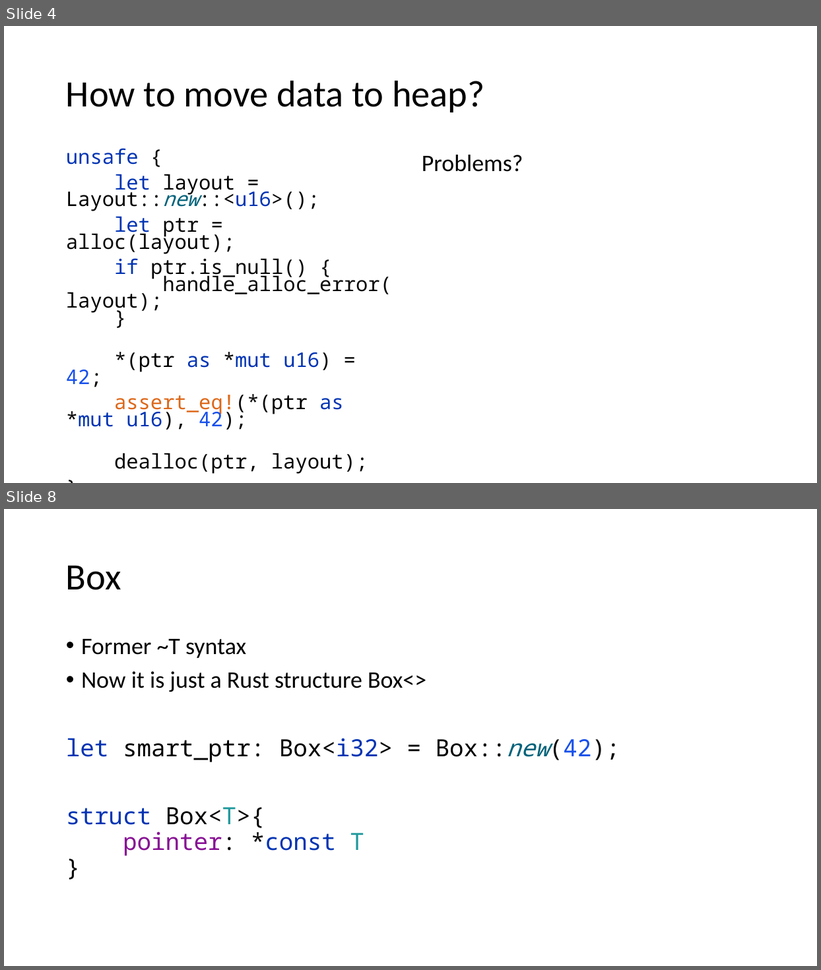
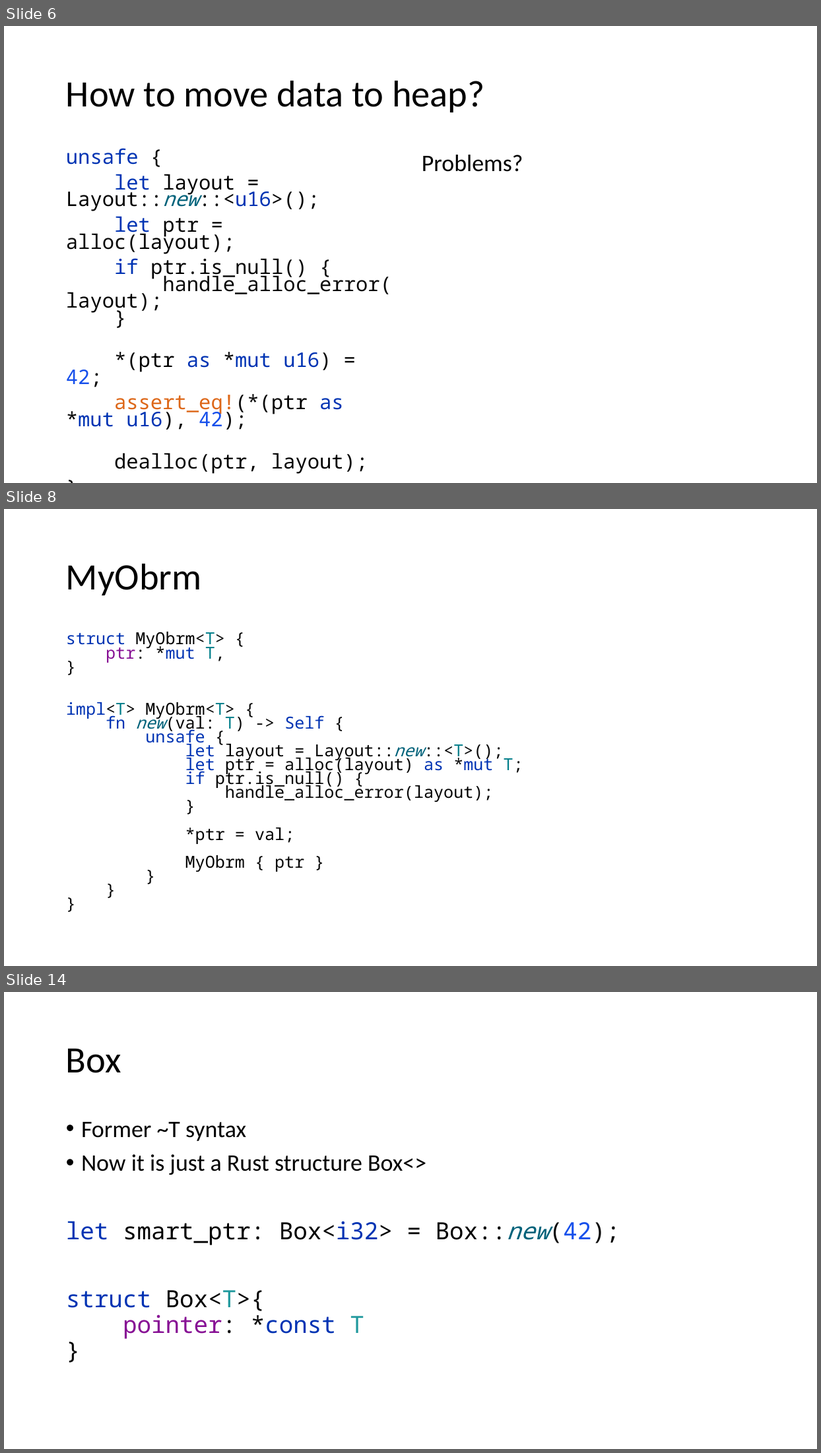
Before and after one commit to kugushev/course-rust-basics, a slide deck: pres/04-SmartPointers.pptx. Shown one above the other, each under a label of ours: slides 4 and 8 before the commit, slides 6, 8 and 14 after it; the slides between them are not shown. The pictures are 821x970 and 821x1453 pixels, drawn with LibreOffice and Linux fonts; fonts in the diff are those of the drawing. Boxes give left, top, right and bottom in pixels: in the first picture for what was removed or moved away, otherwise in the second. Text is boxed around its words. In the diff, an @@ line names an element or a change of style, - is before the commit and + after.

```diff
--- a/pres/04-SmartPointers.pptx
+++ b/pres/04-SmartPointers.pptx
@@ slide 8 added at box(4, 509, 817, 966), background #FFFFFF @@
@@ title added at box(66, 563, 202, 595), 44 pt, text #000000 @@
+MyObrm
@@ text added at box(66, 632, 523, 872), 19.6 pt, text #080808 @@
+struct MyObrm<T> {
+ptr: *mut T,
+}
+impl<T> MyObrm<T> {
+fn new(val: T) -> Self {
+unsafe {
+let layout = Layout::new::<T>();
+let ptr = alloc(layout) as *mut T;
+if ptr.is_null() {
+handle_alloc_error(layout);
+}
+*ptr = val;
+MyObrm { ptr }
+}
+}
+}
@@ what was slide 4 is now slide 6 @@
@@ what was slide 8 is now slide 14 @@
```
Also in this commit, not shown: 1 slide changed, 5 other slides added, 3 other files.
